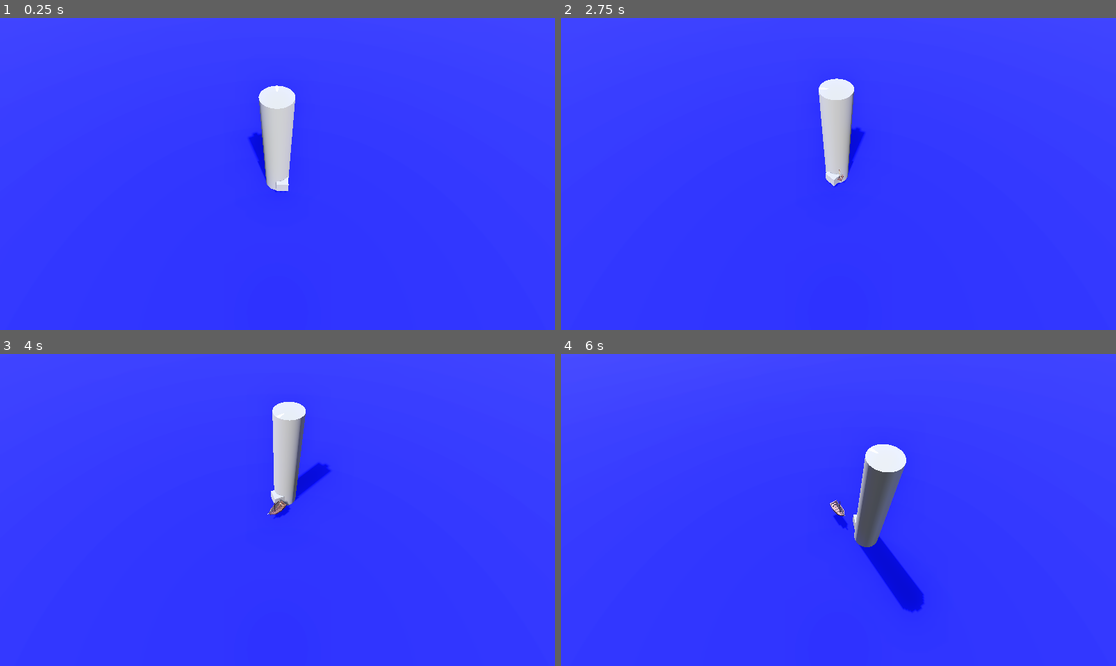
Above: before the commit, frames 1-4 (two rows, left to right).
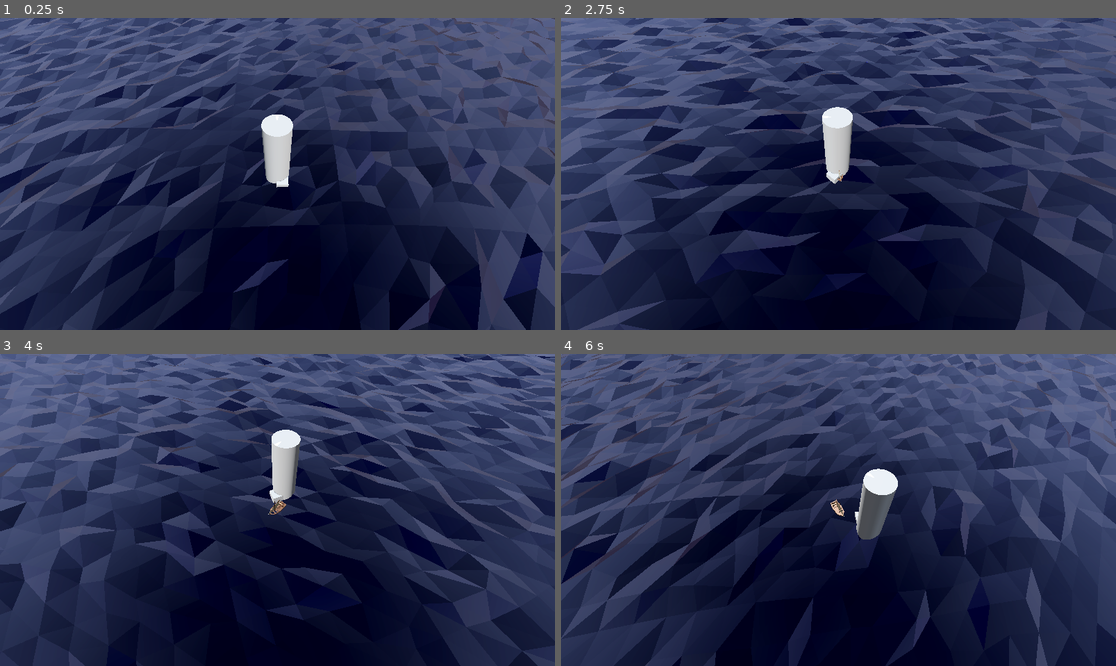
Above: after the commit, the same moments.

Repository: Yrthgze/Lighthouse
Game: Godot game, scene res://scenes/main_level.tscn
Two runs of this game, one before a commit and one after it. Both use one fixed random seed, a clock stepped at 60 frames per second and the inputs below.
Inputs (mouse positions are in pixels of both pictures, inside the frame that each line leads up to):
- Up to frame 1 (0.25 s): no input
- Up to frame 2 (2.75 s): move the mouse to (960, 158) at 0.52 s; hold D (rotate_lighthouse_right) 0.53-1.28 s; click (960, 158) at 0.67 s; move the mouse to (727, 189) at 1.27 s; hold Q (rotate_left) 1.28-2.03 s; move the mouse to (894, 105) at 2.02 s; hold D (rotate_lighthouse_right) from 2.03 s (still down)
- Up to frame 3 (4 s): move the mouse to (249, 572) at 2.77 s; click (249, 572) at 2.92 s; move the mouse to (444, 556) at 3.52 s; release D (rotate_lighthouse_right) at 3.53 s; hold Q (rotate_left) from 3.53 s (still down)
- Up to frame 4 (6 s): move the mouse to (672, 463) at 4.27 s; move the mouse to (866, 510) at 5.02 s; click (866, 510) at 5.17 s; move the mouse to (755, 432) at 5.77 s; release Q (rotate_left) at 5.78 s; hold D (rotate_lighthouse_right) from 5.78 s (still down)

The runs differ from the first frame. In frame 1, 99% of the frame differs, in the area x 0-100%, y 0-100%; in frame 2, 99%; in frame 3, 99%; in frame 4, 99%.

Commit message:
[TheLighthouse]: First ocean shader prototype

Diff:
--- a/scenes/main_level.tscn
+++ b/scenes/main_level.tscn
@@ -6,6 +6,8 @@
 [ext_resource type="Script" path="res://scripts/Movable.gd" id="2_vpmt4"]
 [ext_resource type="PackedScene" uid="uid://ct2tm8hjgiah1" path="res://scenes/lighthouse.tscn" id="3_4w0dy"]
 [ext_resource type="PackedScene" uid="uid://c5nqn6s5juyvt" path="res://scenes/characters/allies/boat.tscn" id="5_hvnmw"]
+[ext_resource type="Shader" path="res://shaders/ocean.gdshader" id="6_xbwwj"]
+[ext_resource type="Script" path="res://scripts/managers/SeaMeshManager.gd" id="7_lw8uc"]
 
 [sub_resource type="FogMaterial" id="FogMaterial_cmcla"]
 density = 0.3
@@ -29,12 +31,20 @@
 
 [sub_resource type="BoxMesh" id="BoxMesh_1c37x"]
 
-[sub_resource type="StandardMaterial3D" id="StandardMaterial3D_mjc4d"]
-albedo_color = Color(0, 0, 1, 1)
+[sub_resource type="ShaderMaterial" id="ShaderMaterial_rmy8v"]
+render_priority = 0
+shader = ExtResource("6_xbwwj")
+shader_parameter/ocean_base_color = Vector4(0, 0, 1, 1)
+shader_parameter/wave_amplitude = 0.5
+shader_parameter/wave_speed = 0.8
+shader_parameter/beer_factor = 0.08
 
 [sub_resource type="PlaneMesh" id="PlaneMesh_h65w7"]
-material = SubResource("StandardMaterial3D_mjc4d")
-size = Vector2(2000, 2000)
+lightmap_size_hint = Vector2i(10002, 10002)
+material = SubResource("ShaderMaterial_rmy8v")
+size = Vector2(500, 500)
+subdivide_width = 250
+subdivide_depth = 250
 
 [sub_resource type="BoxShape3D" id="BoxShape3D_w1i5n"]
 size = Vector3(2000, 1, 2000)
@@ -86,13 +96,14 @@
 
 [node name="Lighthouse" parent="Scene" instance=ExtResource("3_4w0dy")]
 unique_name_in_owner = true
+transform = Transform3D(1, 0, 0, 0, 1, 0, 0, 0, 1, 0, -2.10857, 0)
 move_speed = 0.0
 
 [node name="SeaStaticBody" type="StaticBody3D" parent="Scene"]
-transform = Transform3D(1, 0, 0, 0, 1, 0, 0, 0, 1, 0, -1, 0)
 
 [node name="SeaMesh" type="MeshInstance3D" parent="Scene/SeaStaticBody"]
 mesh = SubResource("PlaneMesh_h65w7")
+script = ExtResource("7_lw8uc")
 
 [node name="CollisionShape3D" type="CollisionShape3D" parent="Scene/SeaStaticBody"]
 shape = SubResource("BoxShape3D_w1i5n")
--- /dev/null
+++ b/scripts/managers/SeaMeshManager.gd
@@ -0,0 +1,12 @@
+extends MeshInstance3D
+
+# Variable para el tiempo
+var time = 0.0
+
+func _process(delta):
+	# Actualizamos el tiempo en cada frame
+	time += delta
+
+	# Accedemos al material del shader y actualizamos el valor de la uniform 'time'
+	if mesh.material:
+		mesh.material.set_shader_parameter("time", time)
--- /dev/null
+++ b/shaders/ocean.gdshader
@@ -0,0 +1,41 @@
+shader_type spatial;
+uniform vec4 ocean_base_color = vec4(0.0, 0.5, 1.0, 1.0);  // Azul océano
+uniform float wave_amplitude : hint_range(0.2, 1.5) = 0.5;   // Altura máxima de la ola
+uniform float wave_speed : hint_range(0.2, 2.5) = 0.8;       // Velocidad de las olas
+uniform float beer_factor : hint_range(0.0, 0.5) = 0.02;
+uniform sampler2D DEPTH_TEXTURE : hint_depth_texture, filter_linear_mipmap;
+
+float generateOffset(float x, float z, float val1, float val2, float time){
+	float radiansX = ((mod(x + z * x * val1, wave_amplitude) / wave_amplitude) + (time * wave_speed) * mod(x * 0.8 +z, 1.5)) * 2.0 * 3.14;
+	float radiansZ = ((mod(val2 * (z * x + z * x), wave_amplitude) / wave_amplitude) + (time * wave_speed) * 2.0 * mod(x,2.0)) * 2.0 * 3.14;
+	return wave_amplitude * 0.5 * (sin(radiansZ) + cos(radiansX));
+}
+
+vec3 applyDistorsion(vec3 vertex, float time){
+	float xd = generateOffset(vertex.x, vertex.z, 0.2, 0.1, time);
+	float yd = generateOffset(vertex.x, vertex.z, 0.1, 0.3, time);
+	float zd = generateOffset(vertex.x, vertex.z, 0.15, 0.2, time);
+	return vertex + vec3(xd, yd, zd);
+}
+
+void vertex() {
+	VERTEX = applyDistorsion(VERTEX, TIME * 0.1);
+}
+
+void fragment() {
+	NORMAL = normalize(cross(dFdx(VERTEX), dFdy(VERTEX)));
+	METALLIC = 0.6;
+	SPECULAR = 0.5;
+	ROUGHNESS = 0.2;
+    ALBEDO = ocean_base_color.rgb;
+	// Coordenadas de textura del fragmento (UV)
+    vec2 uv = UV;
+    // Leer la profundidad desde la textura
+    float depth = texture(DEPTH_TEXTURE, uv).r;
+    // Aplicar el factor de Beer
+    float transparency = exp(-beer_factor * depth);
+    // Ajustar el color y la transparencia
+    vec3 color = ocean_base_color.rgb;
+    ALBEDO = color;
+    ALPHA = transparency;
+}
Not shown: 1 places in scenes/main_level.tscn that only renumber resources
